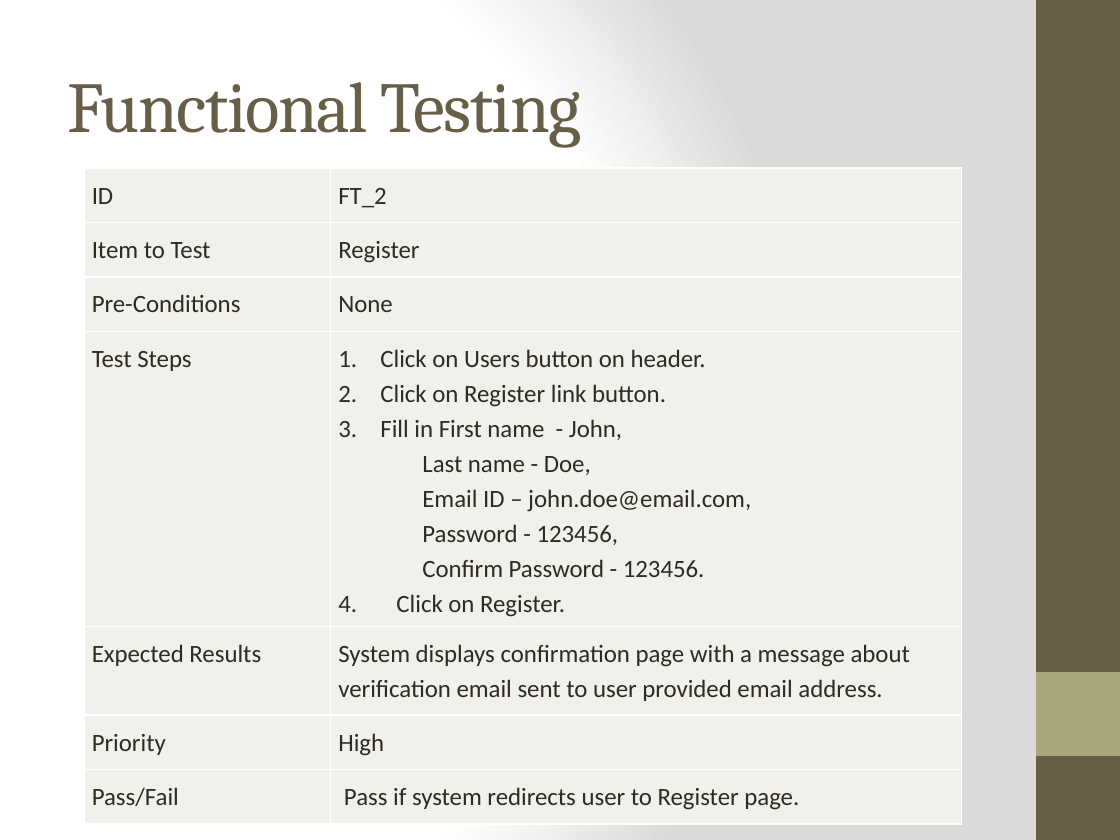
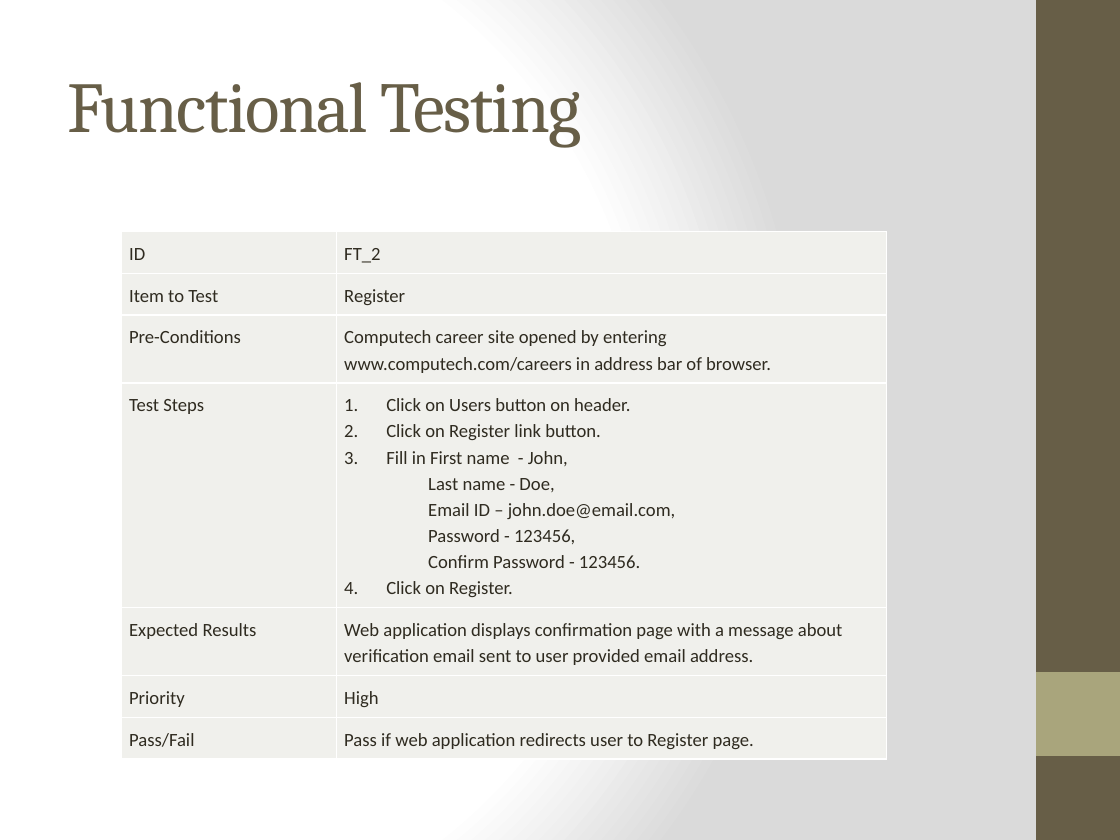
Before and after one commit to WesleyTrescott/MVC-Capstone, a slide deck: slide 5 of Test plan/Computech Corporation - Test Plan.pptx. Drawn at 1120x840 pixels with LibreOffice and Linux fonts; fonts in the diff are those of the drawing. Boxes give left, top, right and bottom in pixels: in the first picture for what was removed or moved away, otherwise in the second. Text is boxed around its words. In the diff, an @@ line names an element or a change of style, - is before the commit and + after.

Commit message:
Updated test plan & error pages
Modified test plan and design of error pages

```diff
--- a/Test plan/Computech Corporation - Test Plan.pptx
+++ b/Test plan/Computech Corporation - Test Plan.pptx
@@ table at [121, 232, 886, 753] @@
-row 3, column 2: None
+row 3, column 2: Computech career site opened by entering www.computech.com/careers in address bar of browser.
-row 4, column 2: Click on Users button on header. / Click on Register link button. / Fill in First name - John, / Last name - Doe, / Email ID – john.doe@email.com, / Password - 123456, / Confirm Password - 123456. / 4. Click on Register.
+row 4, column 2: Click on Users button on header. / Click on Register link button. / Fill in First name - John, / Last name - Doe, / Email ID – john.doe@email.com, / Password - 123456, / Confirm Password - 123456. / Click on Register.
-row 5, column 2: System displays confirmation page with a message about verification email sent to user provided email address.
+row 5, column 2: Web application displays confirmation page with a message about verification email sent to user provided email address.
-row 7, column 2: Pass if system redirects user to Register page.
+row 7, column 2: Pass if web application redirects user to Register page.
@@ size 16 to 12 pt in "ID", "FT_2", "Item to Test", "Register" and 6 more places @@
@@ table: place and size @@
-table at [84, 168, 961, 821]
+table at [121, 232, 886, 753]
```
Also in this commit, not shown: 4 other slides changed, 8 other files.
